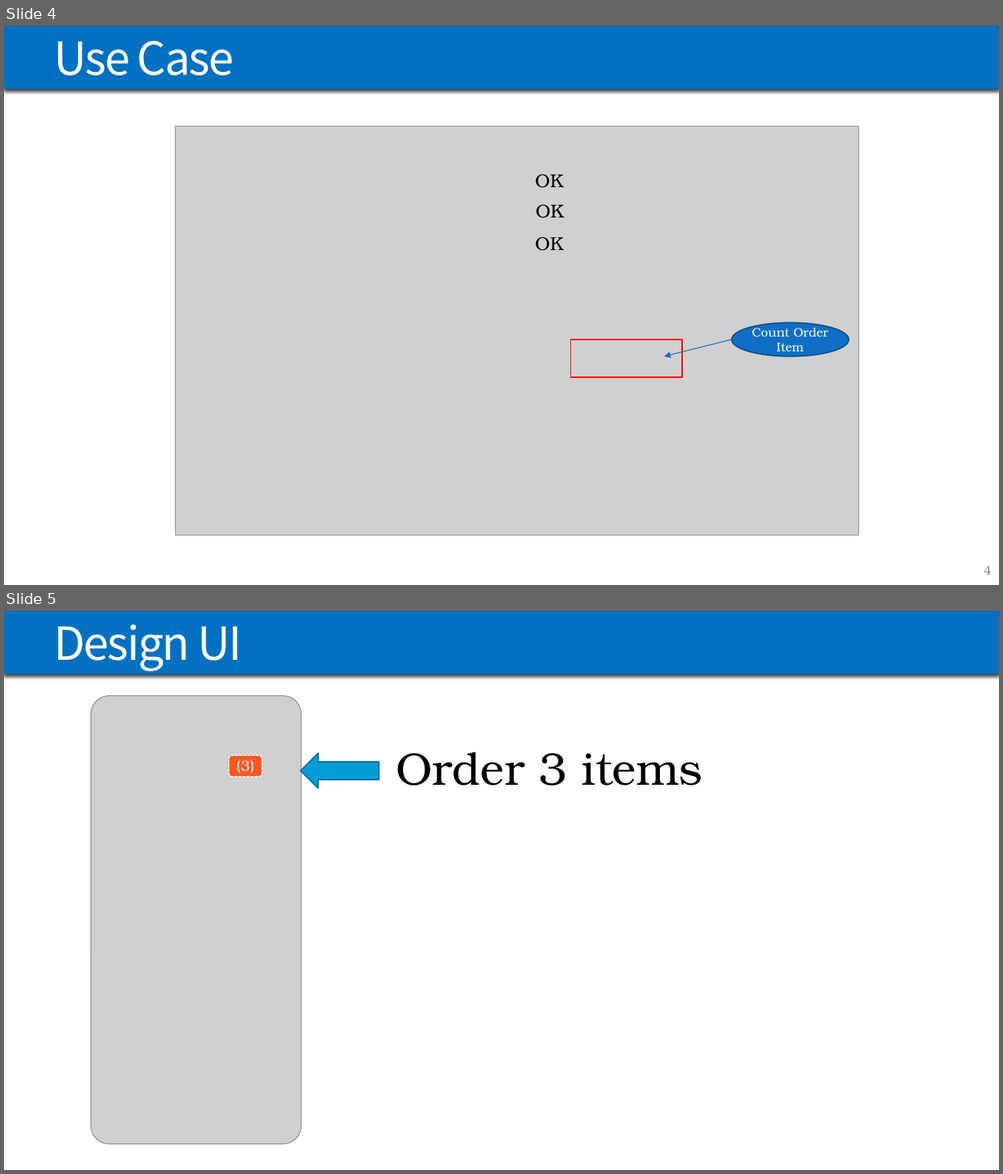
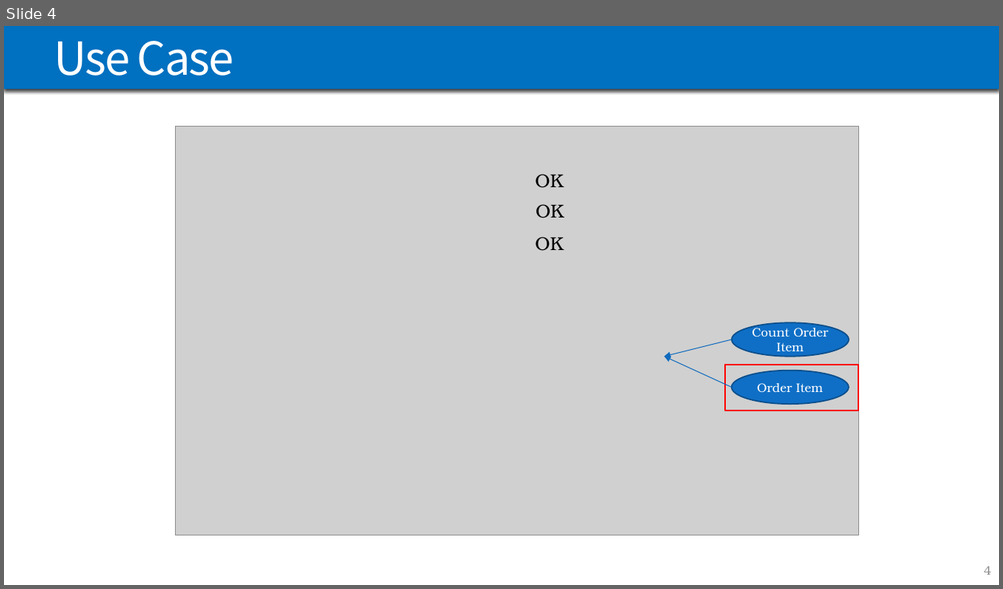
Before and after one commit to traitet/flutterep51, a slide deck: PowerPoint/FLUTTER_EP57.pptx. Shown one above the other, each under a label of ours: slides 4 and 5 before the commit, slide 4 after it. The pictures are 1003x1174 and 1003x589 pixels, drawn with LibreOffice and Linux fonts; fonts in the diff are those of the drawing; grey boxes stand for pictures. Boxes give left, top, right and bottom in pixels: in the first picture for what was removed or moved away, otherwise in the second. Text is boxed around its words. In the diff, an @@ line names an element or a change of style, - is before the commit and + after.

```diff
--- a/PowerPoint/FLUTTER_EP57.pptx
+++ b/PowerPoint/FLUTTER_EP57.pptx
@@ slide 5 removed at <box>4,611,999,1170</box>, background #FFFFFF; not listed: 1 template element that a slide beside it also shows @@
@@ title removed at <box>54,624,242,672</box> @@
-Design UI
@@ picture removed at <box>91,696,301,1145</box> @@
@@ rounded rectangle removed at <box>228,756,262,777</box> @@
-(3)
@@ right arrow removed at <box>300,754,378,789</box> @@
@@ text removed at <box>396,752,703,786</box> @@
-Order 3 items
@@ slide 4 changed as well @@
@@ arrow added from (731, 388) to (664, 357), #0E6ABD 0.75 pt @@
@@ rectangle: place and size @@
-rectangle at <box>570,340,683,378</box>
+rectangle at <box>726,365,859,411</box>
@@ ellipse added at <box>731,371,848,404</box>, fill #0F6FC6, outline #0B4E8B 1.25 pt, 12 pt, text #FFFFFF @@
+Order Item
```
Also in this commit, not shown: 4 other slides changed, 1 slide added, 2 other slides removed.
